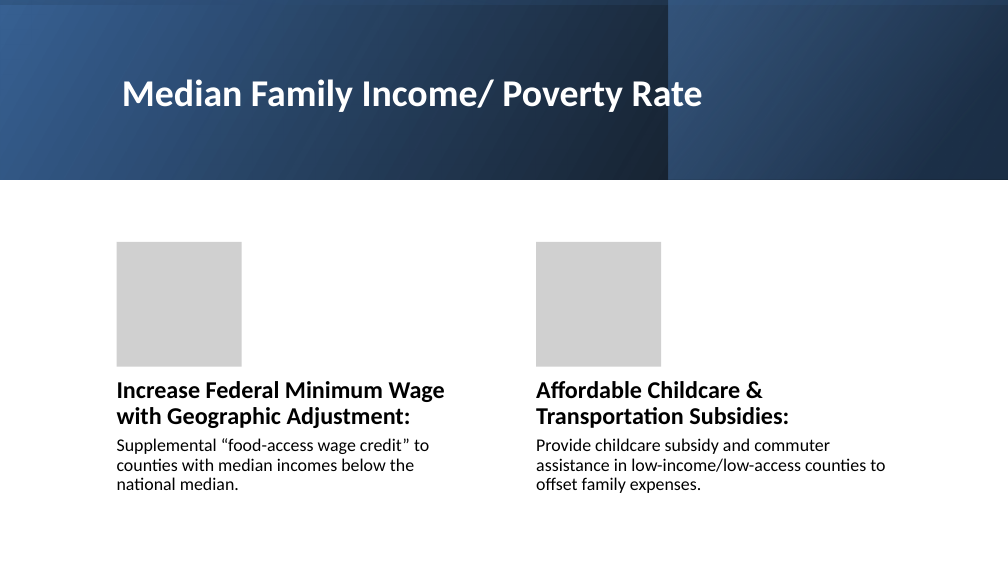
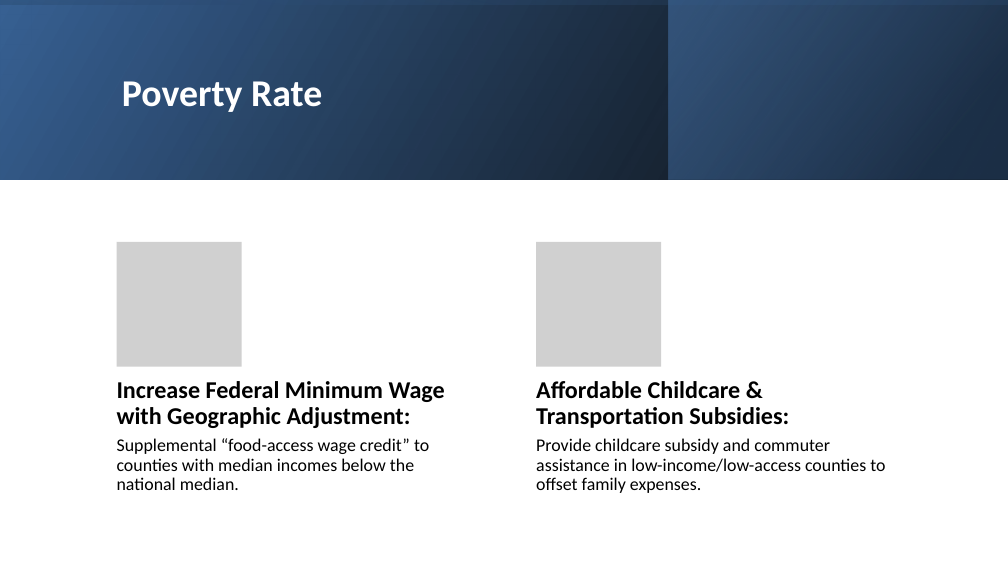
Before and after one commit to Asbetos/DATS6101_final_project, a slide deck: slide 27 of presentation/Presentation Slides- Food deserts in US.pptx (slide 26 before the commit). Drawn at 1008x567 pixels with LibreOffice and Linux fonts; fonts in the diff are those of the drawing; grey boxes stand for pictures. Boxes give left, top, right and bottom in pixels: in the first picture for what was removed or moved away, otherwise in the second. Text is boxed around its words. In the diff, an @@ line names an element or a change of style, - is before the commit and + after.

```diff
--- a/presentation/Presentation Slides- Food deserts in US.pptx
+++ b/presentation/Presentation Slides- Food deserts in US.pptx
@@ title at [122, 81, 322, 112]: text changed @@
-Median Family Income/ Poverty Rate
+Poverty Rate
```
Also in this commit, not shown: 6 other slides changed, 2 slides added, 1 slide removed, 12 other files.
